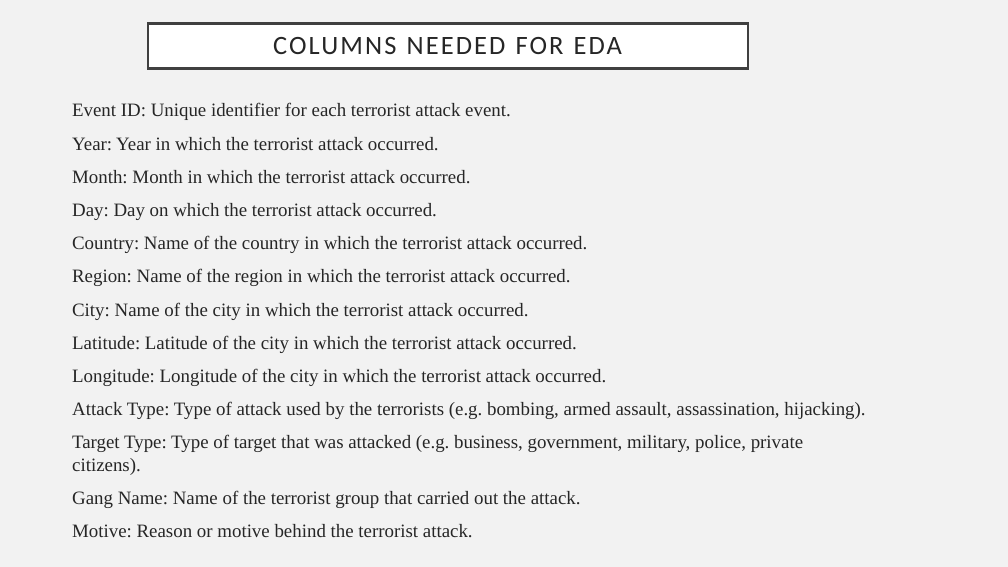
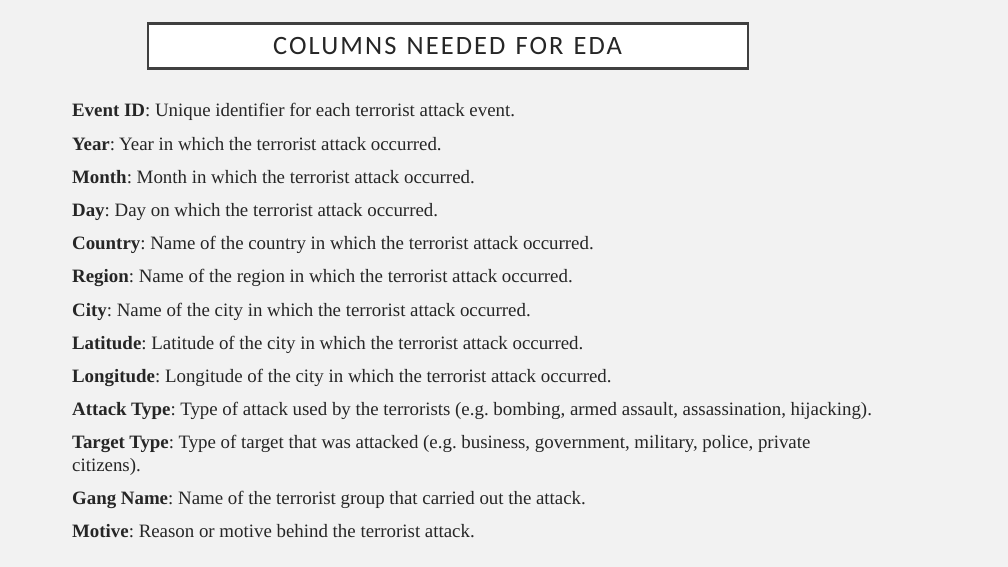
Before and after one commit to gokulrajar15/Global-Terrorism-Analysis-Using-Power-BI, a slide deck: slide 4 of ppt.pptx. Drawn at 1008x567 pixels with LibreOffice and Linux fonts; fonts in the diff are those of the drawing. Boxes give left, top, right and bottom in pixels: in the first picture for what was removed or moved away, otherwise in the second. Text is boxed around its words. In the diff, an @@ line names an element or a change of style, - is before the commit and + after.

```diff
--- a/ppt.pptx
+++ b/ppt.pptx
@@ text "Event ID: Unique identifier for ..." at (72, 102, 872, 538): bold on in "Event ID:", "Year:", "Month:", "Day:" and 9 more places @@
```
Also in this commit, not shown: 3 other slides changed, 3 slides added, 1 other file.
